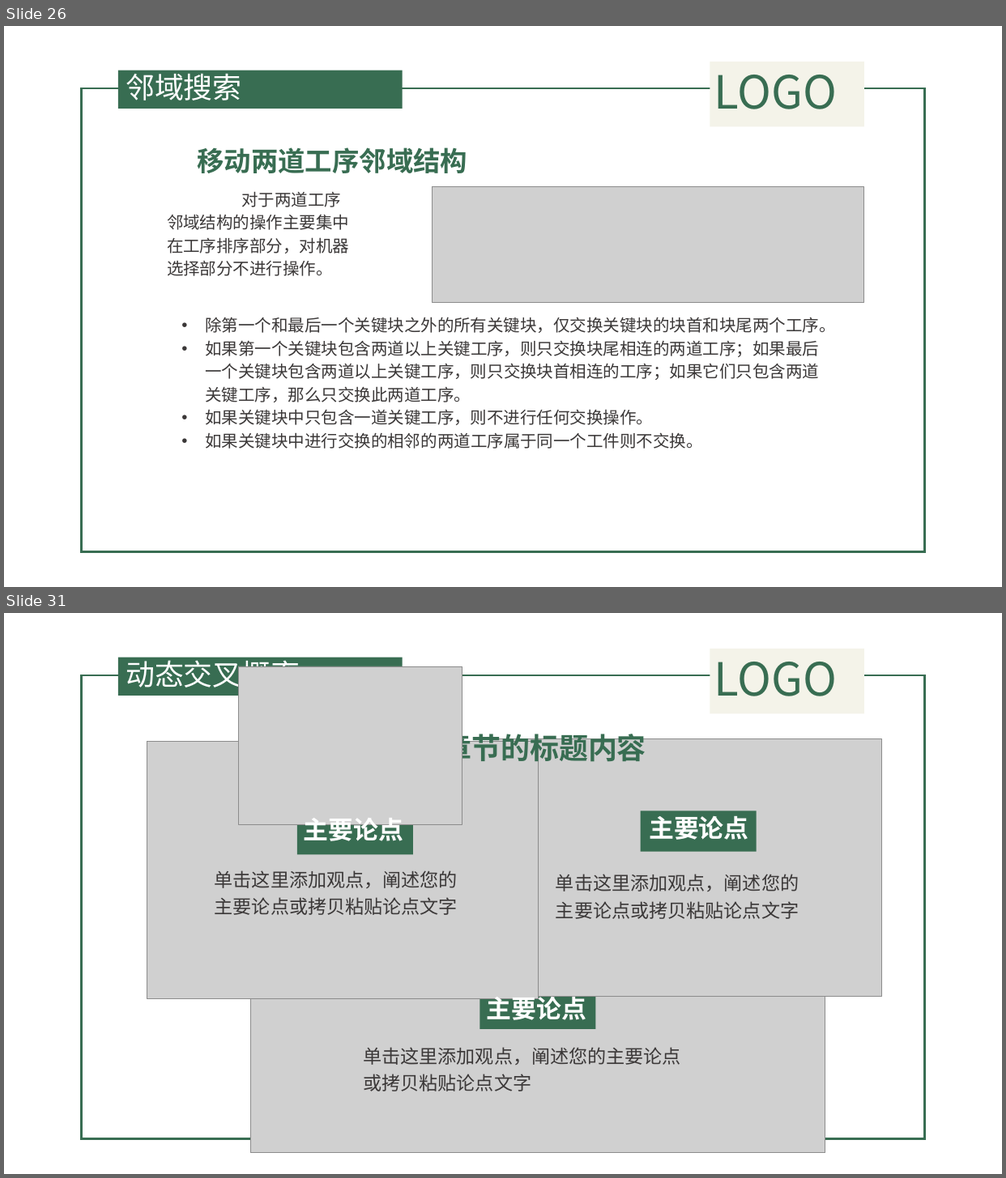
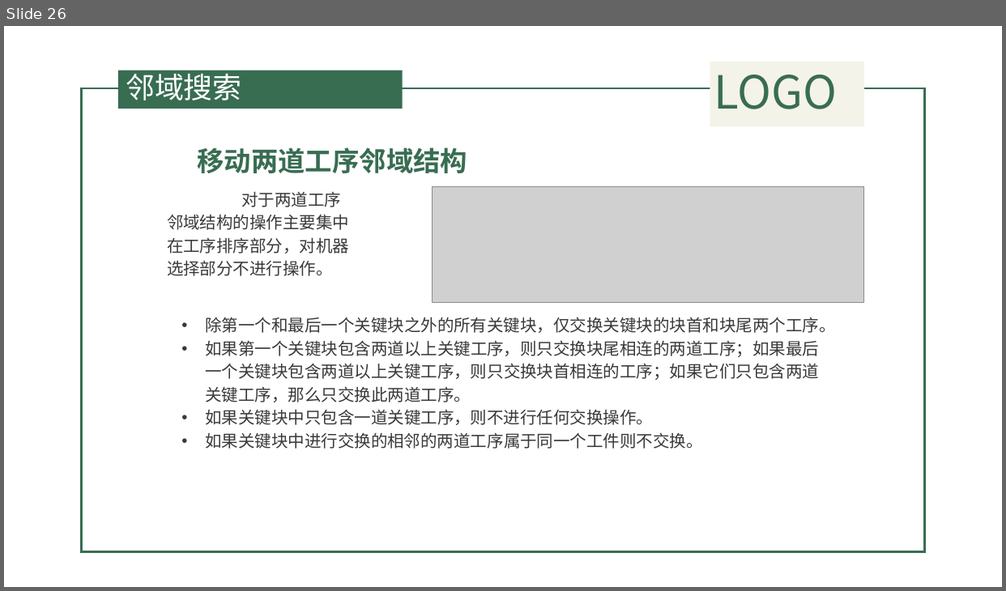
Before and after one commit to QuanQuan6/copy2, a slide deck: 遗传算法.pptx. Shown one above the other, each under a label of ours: slides 26 and 31 before the commit, slide 26 after it; the slides between them are not shown. The pictures are 1006x1178 and 1006x591 pixels, drawn with LibreOffice and Linux fonts; fonts in the diff are those of the drawing; grey boxes stand for pictures; background and template pictures are left out. Boxes give left, top, right and bottom in pixels: in the first picture for what was removed or moved away, otherwise in the second. Text is boxed around its words. In the diff, an @@ line names an element or a change of style, - is before the commit and + after.

```diff
--- a/遗传算法.pptx
+++ b/遗传算法.pptx
@@ slide 31 removed at [4, 613, 1002, 1174], background picture (left out); not listed: 4 template elements that a slide beside it also shows @@
@@ title removed at [126, 656, 300, 693] @@
-动态交叉概率
@@ picture removed at [238, 666, 463, 825] @@
@@ chevron removed at [379, 725, 671, 770] @@
-本章节的标题内容
@@ picture removed at [147, 741, 539, 999] @@
@@ picture removed at [491, 739, 882, 997] @@
@@ ellipse removed at [612, 782, 786, 875] @@
-主要论点
@@ ellipse removed at [281, 784, 425, 875] @@
-主要论点
@@ rectangle removed at [297, 815, 414, 855] @@
@@ rectangle removed at [641, 811, 756, 852] @@
@@ text removed at [215, 871, 458, 915] @@
-单击这里添加观点，阐述您的主要论点或拷贝粘贴论点文字
@@ text removed at [556, 874, 799, 919] @@
-单击这里添加观点，阐述您的主要论点或拷贝粘贴论点文字
@@ picture removed at [250, 924, 825, 1152] @@
@@ ellipse removed at [449, 978, 624, 1038] @@
-主要论点
@@ rectangle removed at [480, 989, 596, 1030] @@
@@ text removed at [363, 1047, 681, 1092] @@
-单击这里添加观点，阐述您的主要论点或拷贝粘贴论点文字
```
Also in this commit, not shown: 10 slides changed, 8 slides added, 8 other slides removed, 44 other files.
